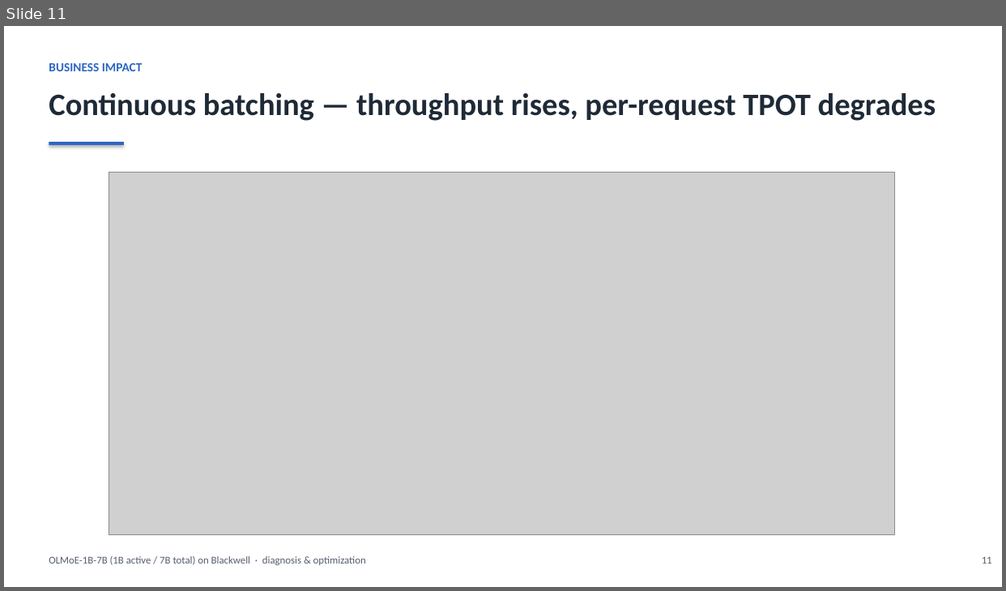
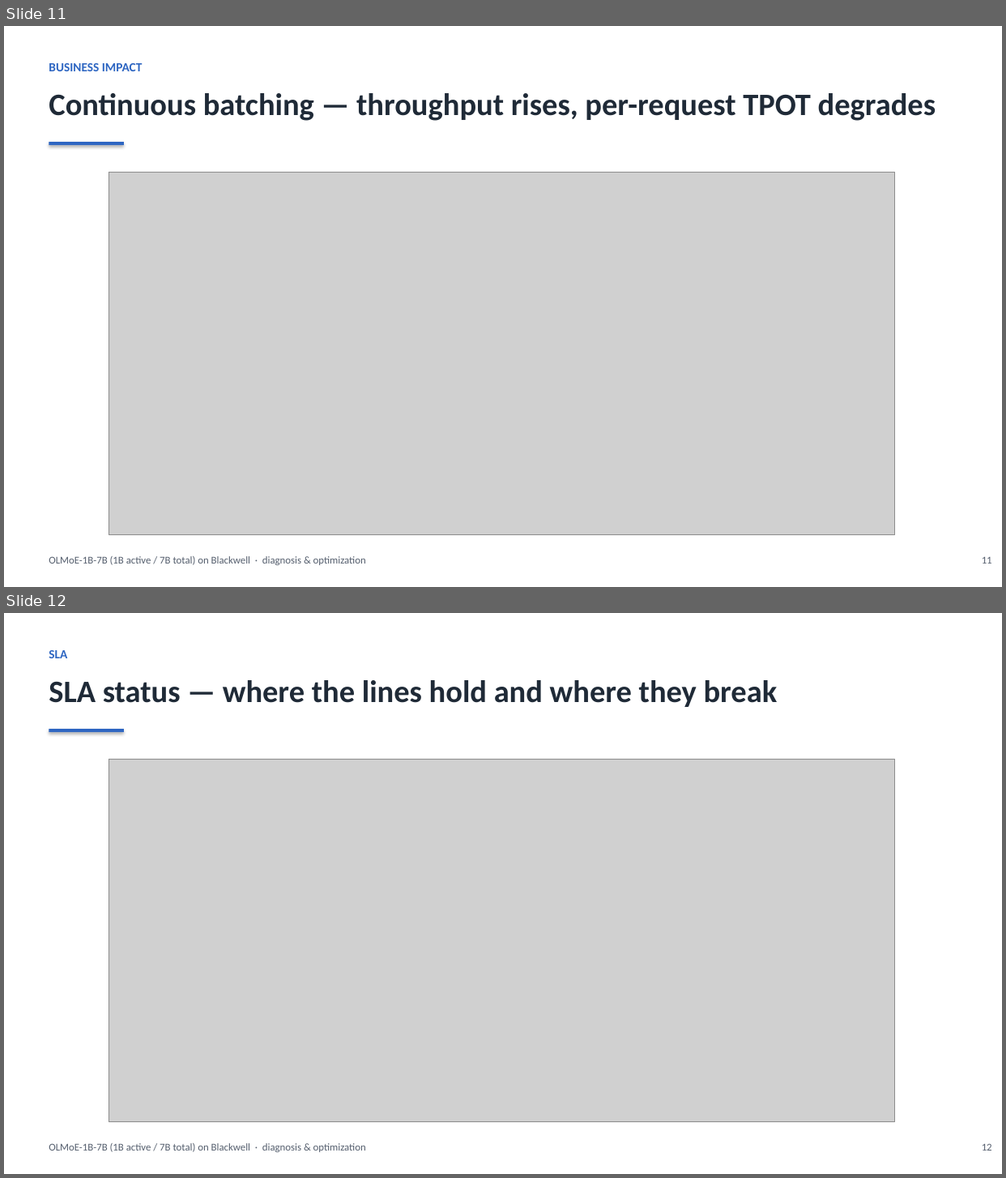
Before and after one commit to harishvs/moe-inference-optimize, a slide deck: talk/deck.pptx. Shown one above the other, each under a label of ours: slide 11 before the commit, slides 11 and 12 after it. The pictures are 1006x591 and 1006x1178 pixels, drawn with LibreOffice and Linux fonts; fonts in the diff are those of the drawing; grey boxes stand for pictures. Boxes give left, top, right and bottom in pixels: in the first picture for what was removed or moved away, otherwise in the second. Text is boxed around its words. In the diff, an @@ line names an element or a change of style, - is before the commit and + after.

```diff
--- a/talk/deck.pptx
+++ b/talk/deck.pptx
@@ slide 12 added at <box>4,613,1002,1174</box>, background #FFFFFF @@
@@ text added at <box>49,650,67,658</box>, 12 pt, text #2E66C2, bold @@
+SLA
@@ text added at <box>49,680,778,707</box>, 30 pt, text #1F2A37, bold @@
+SLA status — where the lines hold and where they break
@@ rectangle added at <box>49,729,124,732</box>, fill #2E66C2 @@
@@ picture added at <box>108,759,895,1122</box> @@
@@ text added at <box>49,1144,366,1152</box>, 10 pt, text #555F6E @@
+OLMoE-1B-7B (1B active / 7B total) on Blackwell · diagnosis & optimization
@@ text added at <box>982,1144,992,1151</box>, 10 pt, text #555F6E @@
+12
```
Also in this commit, not shown: 7 slides changed, 6 other files.
